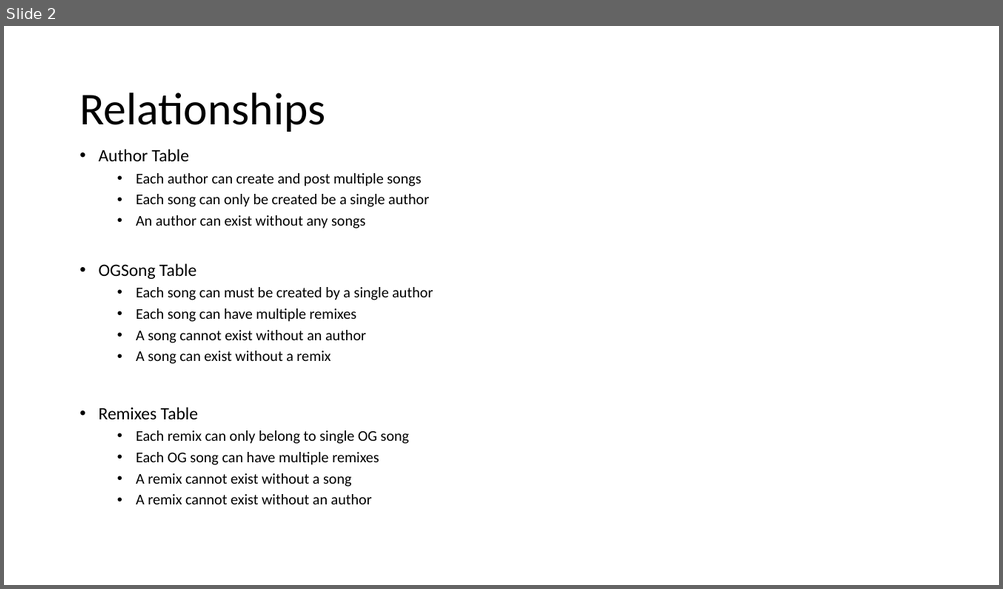
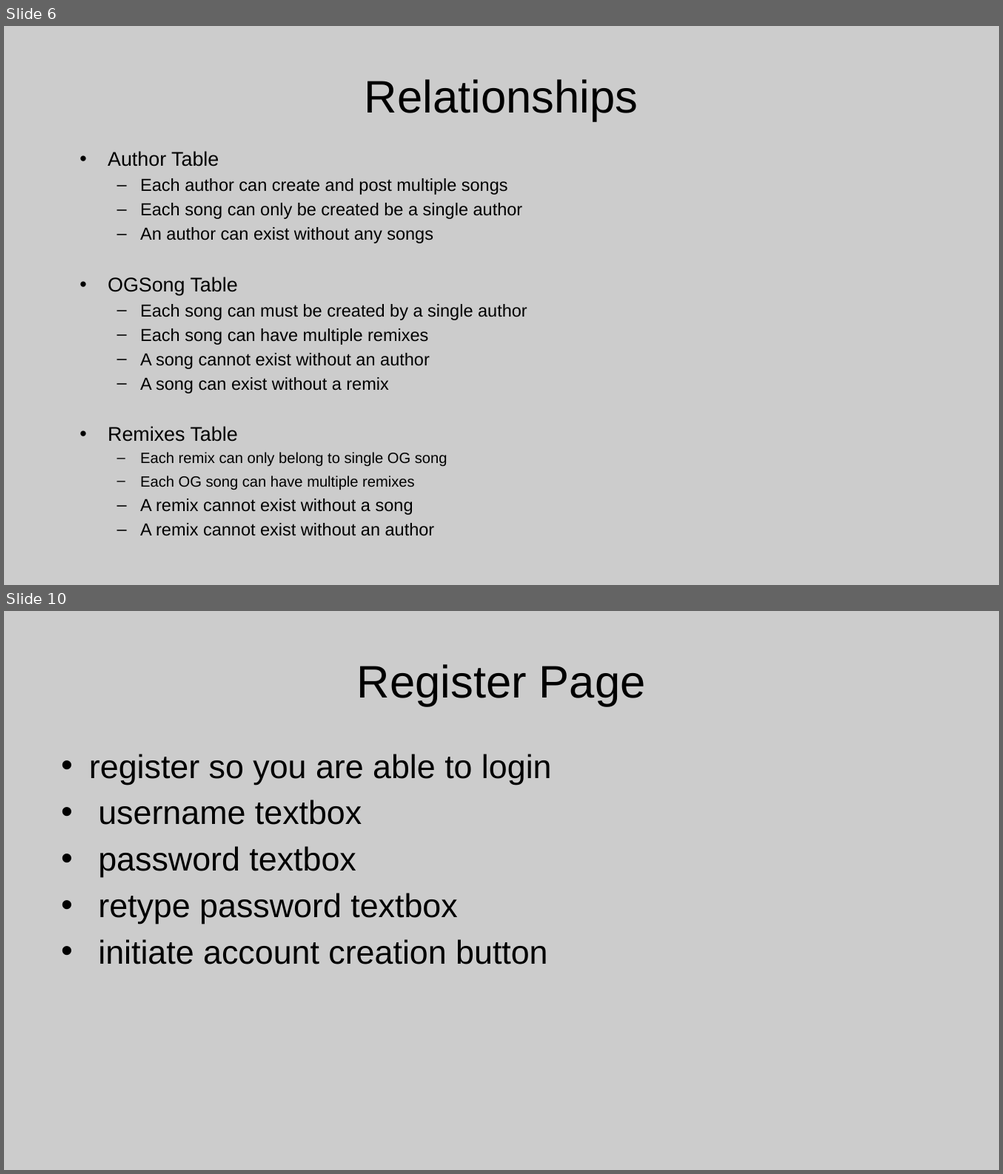
Before and after one commit to BenjieA/Music-Index-Flask-2020, a slide deck: ERDiagram.pptx. Shown one above the other, each under a label of ours: slide 2 before the commit, slides 6 and 10 after it; the slides between them are not shown. The pictures are 1003x589 and 1003x1174 pixels, drawn with LibreOffice and Linux fonts; fonts in the diff are those of the drawing. Boxes give left, top, right and bottom in pixels: in the first picture for what was removed or moved away, otherwise in the second. Text is boxed around its words. In the diff, an @@ line names an element or a change of style, - is before the commit and + after.

```diff
--- a/ERDiagram.pptx
+++ b/ERDiagram.pptx
@@ slide 10 added at bbox=[4, 611, 999, 1170], background #CCCCCC @@
@@ title added at bbox=[357, 664, 646, 706], 44 pt, text #000000 @@
+Register Page
@@ text added at bbox=[89, 754, 552, 965], 32 pt, text #000000 @@
+• register so you are able to login
+• username textbox
+• password textbox
+• retype password textbox
+• initiate account creation button
@@ what was slide 2 is now slide 6 @@
@@ slide 6 changed as well @@
@@ background #FFFFFF to #CCCCCC @@
@@ title "Relationships": place and size @@
-title "Relationships" at bbox=[79, 93, 325, 132]
+title "Relationships" at bbox=[364, 79, 638, 121]
@@ title "Relationships" at bbox=[364, 79, 638, 121]: font Calibri to Arial; alignment left to centre; line spacing 0.9 to 1 @@
@@ text "Author Table" at bbox=[108, 151, 527, 537]: size 16.8 to 19.2 pt in "Author Table", "OGSong Table", "Remixes Table"; font Calibri to Arial; size 14.4 to 16.8 pt in "Each author can create and post multiple ...", "Each song can only be created be ...", "An author can exist without any songs", "Each song can must be created by ..." and 5 more places; indent changed; line spacing 0.9 to 1; less space between paragraphs; bullet • to – @@
```
Also in this commit, not shown: 2 other slides changed, 11 other slides added, 1 slide removed.
